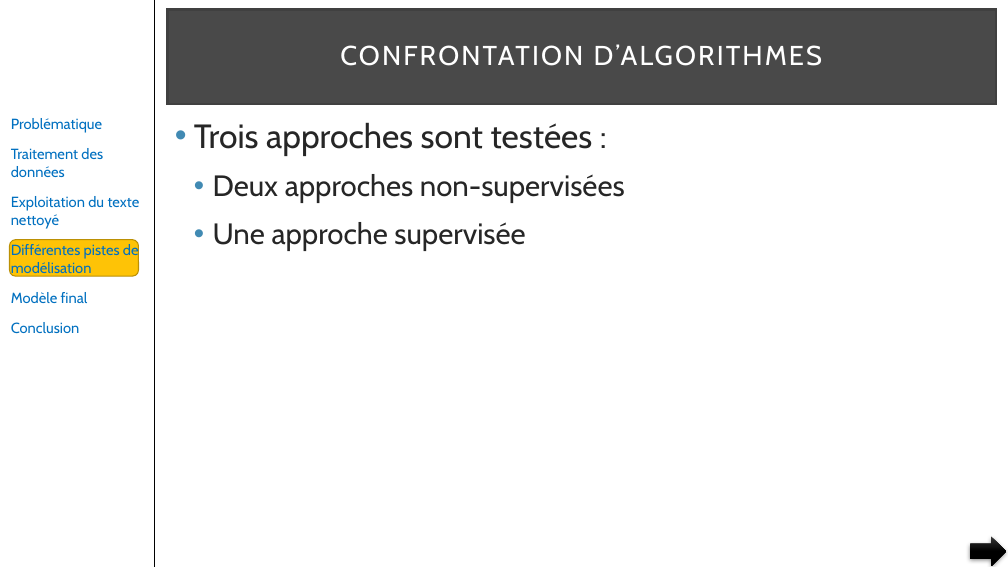
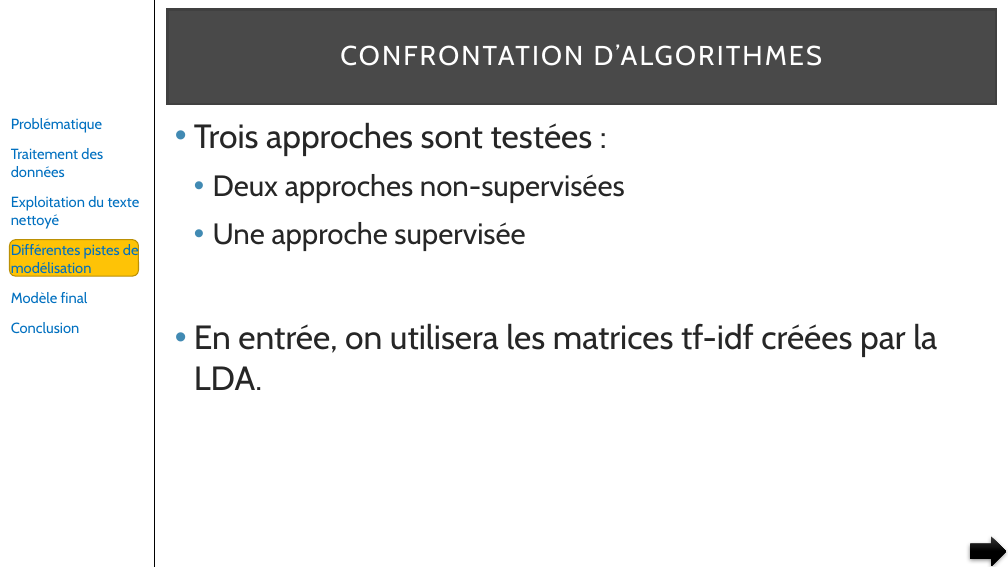
Before and after one commit to pfroide/python, a slide deck: slide 25 of Projet_6/p6_presentation.pptx. Drawn at 1008x567 pixels with LibreOffice and Linux fonts; fonts in the diff are those of the drawing. Boxes give left, top, right and bottom in pixels: in the first picture for what was removed or moved away, otherwise in the second. Text is boxed around its words. In the diff, an @@ line names an element or a change of style, - is before the commit and + after.

Commit message:
Corrections de typos

```diff
--- a/Projet_6/p6_presentation.pptx
+++ b/Projet_6/p6_presentation.pptx
@@ text at (x1=194, y1=323, x2=937, y2=390): paragraph added @@
+• En entrée, on utilisera les matrices tf-idf créées par la LDA.
```
Also in this commit, not shown: 2 other slides changed.
